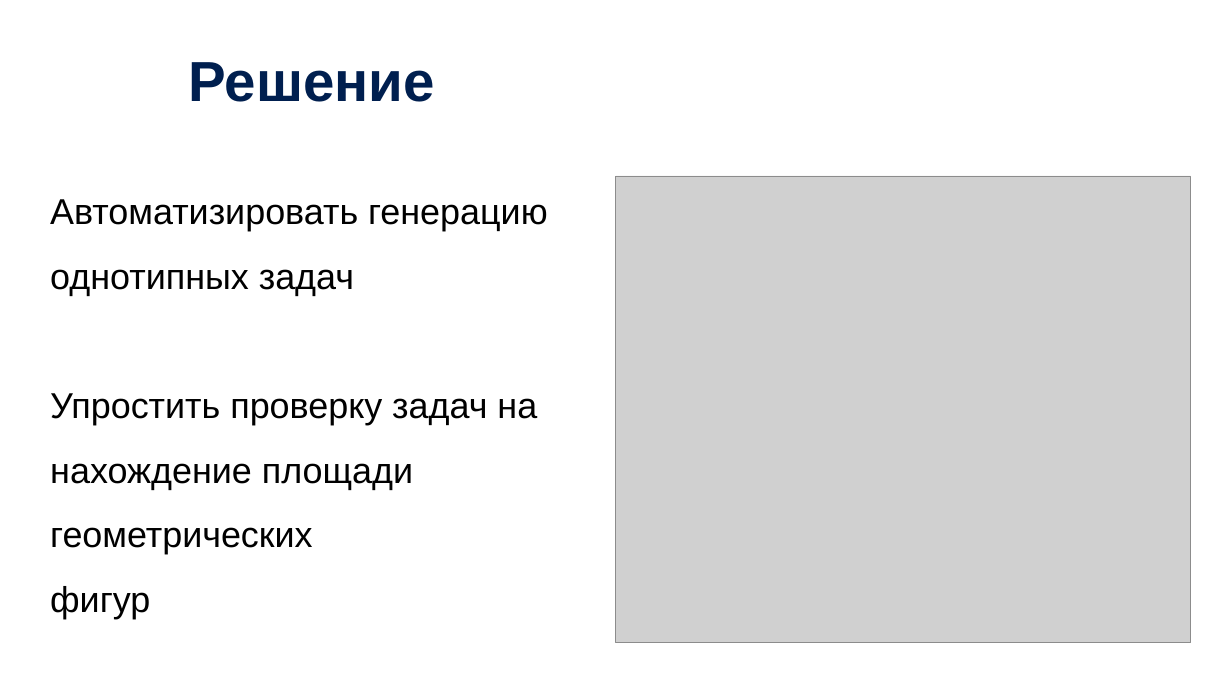
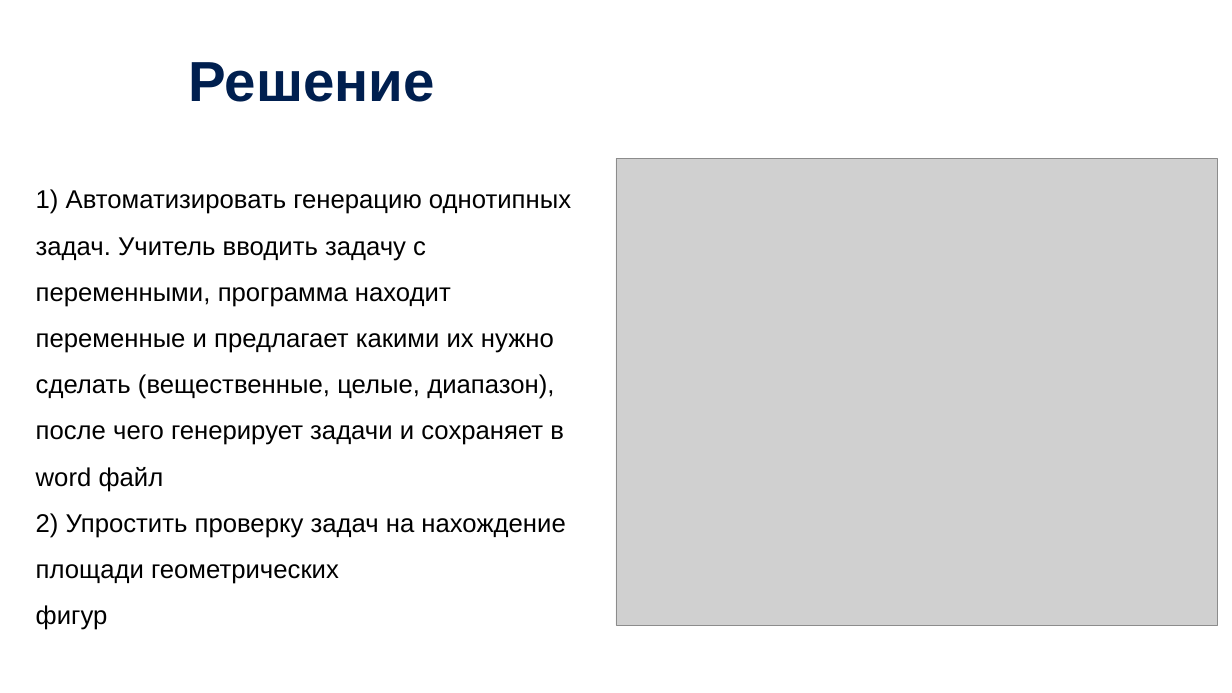
Before and after one commit to kuushma/calculat, a slide deck: slide 3 of documentation/Кушнарева презентация_калькулятор.pptx. Drawn at 1232x693 pixels with LibreOffice and Linux fonts; fonts in the diff are those of the drawing; grey boxes stand for pictures; background and template pictures are left out. Boxes give left, top, right and bottom in pixels: in the first picture for what was removed or moved away, otherwise in the second. Text is boxed around its words. In the diff, an @@ line names an element or a change of style, - is before the commit and + after.

```diff
--- a/documentation/Кушнарева презентация_калькулятор.pptx
+++ b/documentation/Кушнарева презентация_калькулятор.pptx
@@ text "1) Автоматизировать генерацию однотипных задач. ...": place and size @@
-text "1) Автоматизировать генерацию однотипных задач. ..." at (50,199,548,619)
+text "1) Автоматизировать генерацию однотипных задач. ..." at (36,189,571,630)
@@ picture: place and size @@
-picture at (616,177,1191,643)
+picture at (616,159,1218,626)
@@ text at (36,189,571,584): text changed; size 28 to 20 pt @@
-Автоматизировать генерацию однотипных задач
-Упростить проверку задач на нахождение площади геометрических
+1) Автоматизировать генерацию однотипных задач. Учитель вводить задачу с переменными, программа находит переменные и предлагает какими их нужно сделать (вещественные, целые, диапазон), после чего генерирует задачи и сохраняет в word файл
+2) Упростить проверку задач на нахождение площади геометрических
@@ text at (36,605,108,630): size 28 to 20 pt in "фигур" @@
```
Also in this commit, not shown: 8 other slides changed, 4 other files.
